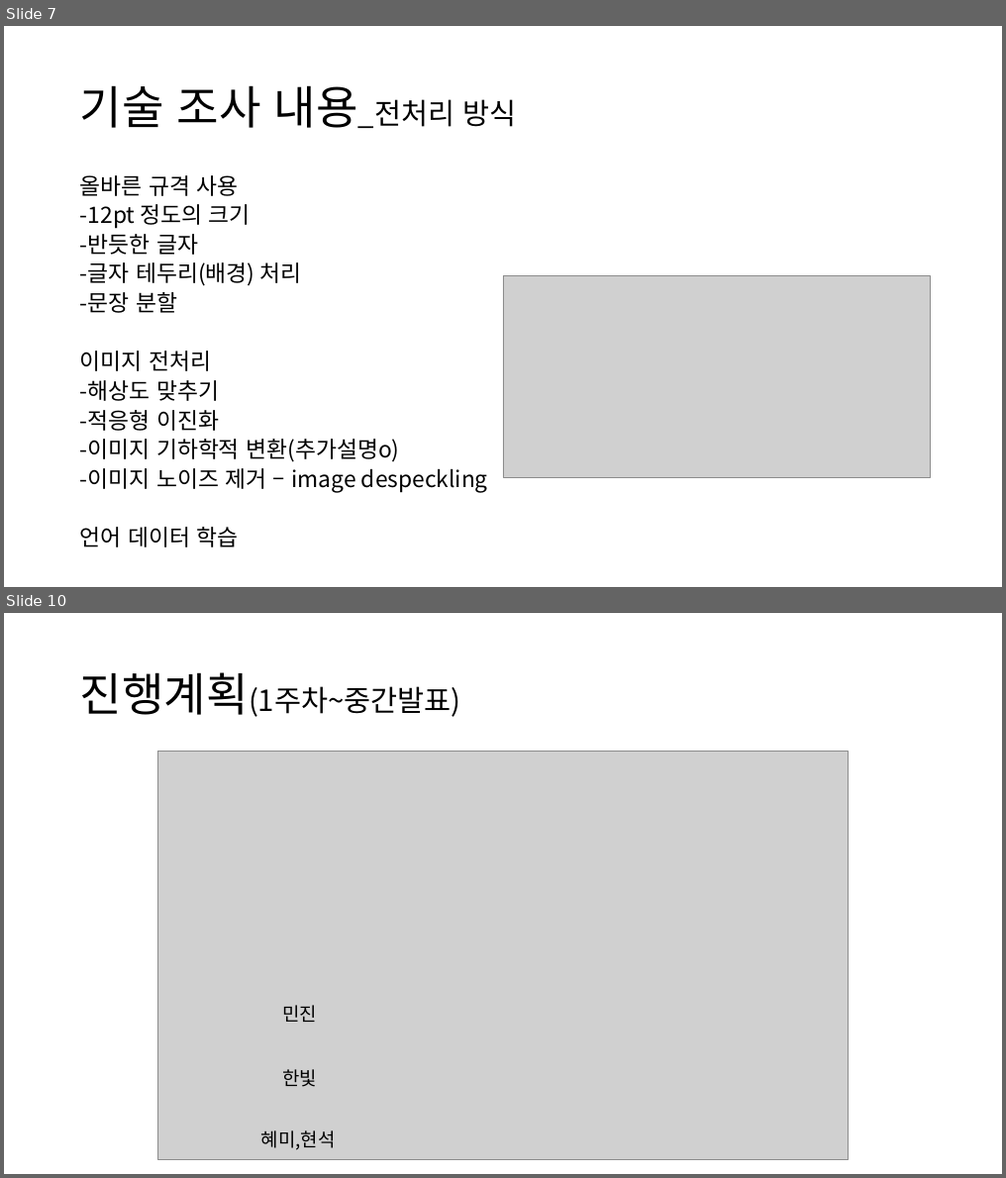
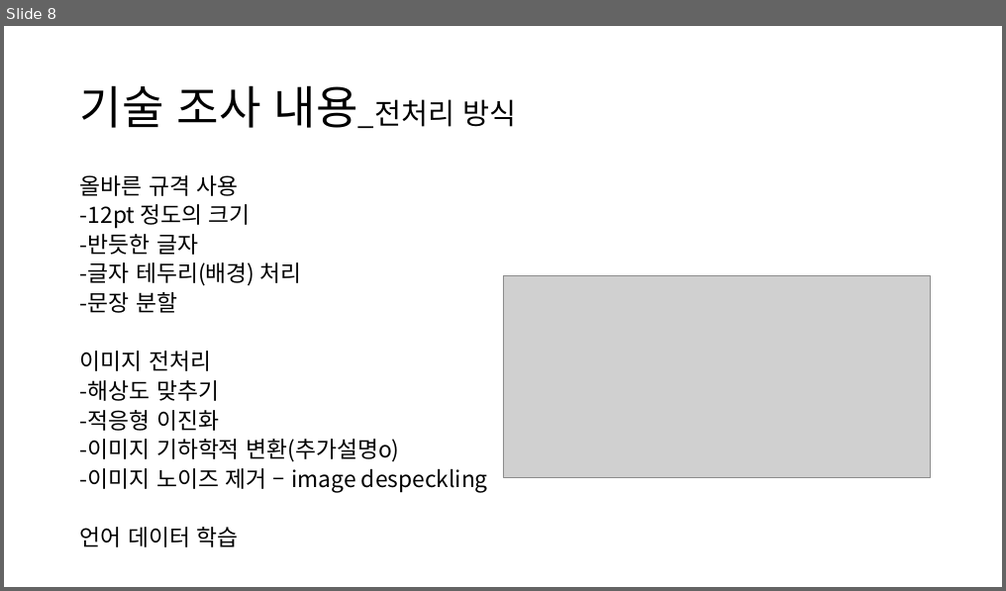
Before and after one commit to LumiereKANG/SW_development, a slide deck: ETC/프로젝트 제안서 7조.pptx. Shown one above the other, each under a label of ours: slides 7 and 10 before the commit, slide 8 after it; the slides between them are not shown. The pictures are 1006x1178 and 1006x591 pixels, drawn with LibreOffice and Linux fonts; fonts in the diff are those of the drawing; grey boxes stand for pictures. Boxes give left, top, right and bottom in pixels: in the first picture for what was removed or moved away, otherwise in the second. Text is boxed around its words. In the diff, an @@ line names an element or a change of style, - is before the commit and + after.

```diff
--- a/ETC/프로젝트 제안서 7조.pptx
+++ b/ETC/프로젝트 제안서 7조.pptx
@@ slide 10 removed at box(4, 613, 1002, 1174), background #FFFFFF @@
@@ title removed at box(80, 672, 461, 717) @@
-진행계획(1주차~중간발표)
@@ picture removed at box(157, 752, 847, 1160) @@
@@ text removed at box(282, 1005, 317, 1022) @@
-민진
@@ text removed at box(282, 1069, 317, 1087) @@
-한빛
@@ text removed at box(261, 1131, 336, 1151) @@
-혜미,현석
@@ what was slide 7 is now slide 8 @@
```
Also in this commit, not shown: 5 slides changed, 2 slides added, 2 other slides removed, 1 other file.
